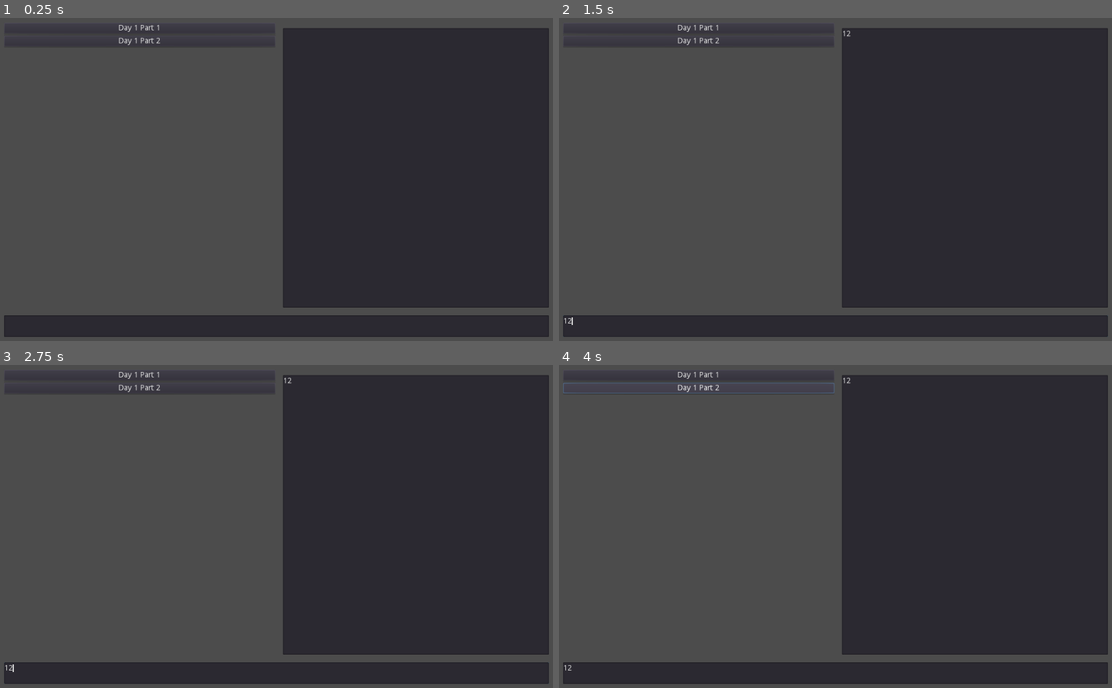
Above: before the commit, frames 1-4 (two rows, left to right).
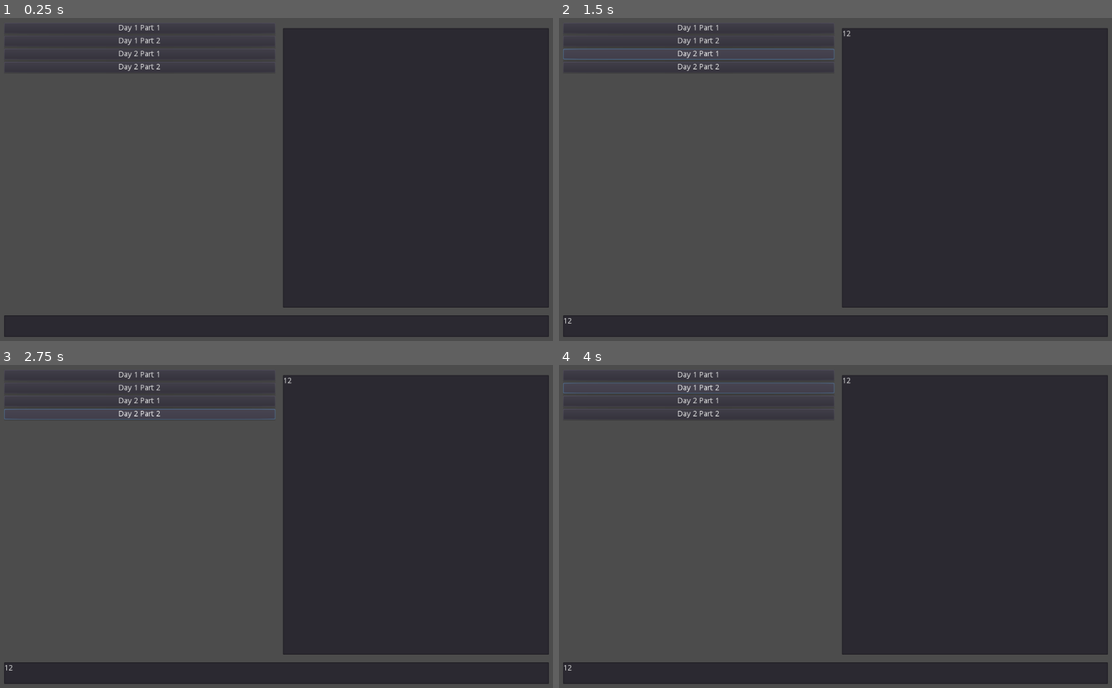
Above: after the commit, the same moments.

Repository: RisingThumb/Advent-of-Code-2020
Game: Godot game, scene res://Runner.tscn
Two runs of this game, one before a commit and one after it. Both use one fixed random seed, a clock stepped at 60 frames per second and the inputs below.
Inputs (mouse positions are in pixels of both pictures, inside the frame that each line leads up to):
- Up to frame 1 (0.25 s): no input
- Up to frame 2 (1.5 s): click (973, 166) at 0.52 s; type "12" at 0.6 s; click (835, 324) at 0.75 s; type "12" at 0.83 s; click (697, 53) at 1.25 s, where only the run after the commit has a clickable "Day 2 Part 1"
- Up to frame 3 (2.75 s): click (138, 413) at 2 s, where only the run after the commit has a clickable "Day 2 Part 2"
- Up to frame 4 (4 s): click "Day 1 Part 1" at 2.75 s; click "Day 1 Part 2" at 3.5 s

The runs differ from the first frame. In frame 1, 0.2% of the frame differs, in the area x 3-48%, y 10-17%; in frame 2, 0.3%; in frame 3, 0.4%, in the area x 0-100%, y 10-99%; in frame 4, 0.2%.
Error after the commit: Invalid get index '1' (on base: 'PoolStringArray'). (res://Runner.gd:41)

Commit message:
Day 2 solutions

Diff:
--- a/Runner.gd
+++ b/Runner.gd
@@ -27,3 +27,50 @@
 				if int(input.get_line(i)) + int(input.get_line(j)) + int(input.get_line(k)) == 2020:
 					output.text = str(int(input.get_line(i)) * int(input.get_line(j)) * int(input.get_line(k)))
 					break
+
+
+func _on_Day2Part1_pressed():
+	var lines = input.get_line_count()
+	var numberOfValid = 0
+	for i in range(lines):
+		var line = input.get_line(i)
+		if line == "":
+			continue
+		var newlines = line.split('-')
+		var mincount = int(newlines[0])
+		newlines = newlines[1].split(': ')
+		var sequence = newlines[1]
+		newlines = newlines[0].split(' ')
+		var maxcount = int(newlines[0])
+		var character = newlines[1]
+		var count = 0
+		for c in sequence:
+			if c == character:
+				count += 1
+				if count > maxcount: # Don't waste my time
+					break
+		if count >= mincount and count <= maxcount:
+			numberOfValid +=1
+	output.text = str(numberOfValid)
+
+
+func _on_Day2Part2_pressed():
+	var lines = input.get_line_count()
+	var numberOfValid = 0
+	for i in range(lines):
+		var line = input.get_line(i)
+		if line == "":
+			continue
+		var newlines = line.split('-')
+		var mincount = int(newlines[0])
+		newlines = newlines[1].split(': ')
+		var sequence: String = newlines[1]
+		newlines = newlines[0].split(' ')
+		var maxcount = int(newlines[0])
+		var character = newlines[1]
+		var count = 0
+		if sequence[mincount-1] == character and sequence[maxcount-1] != character:
+			numberOfValid += 1
+		elif sequence[mincount-1] != character and sequence[maxcount-1] == character:
+			numberOfValid += 1
+	output.text = str(numberOfValid)
--- a/Runner.tscn
+++ b/Runner.tscn
@@ -54,6 +54,18 @@
 margin_bottom = 44.0
 text = "Day 1 Part 2"
 
+[node name="Day2Part1" type="Button" parent="VBoxContainer/HBoxContainer/ScrollContainer/VBoxContainer"]
+margin_top = 48.0
+margin_right = 500.0
+margin_bottom = 68.0
+text = "Day 2 Part 1"
+
+[node name="Day2Part2" type="Button" parent="VBoxContainer/HBoxContainer/ScrollContainer/VBoxContainer"]
+margin_top = 72.0
+margin_right = 500.0
+margin_bottom = 92.0
+text = "Day 2 Part 2"
+
 [node name="MarginContainer" type="MarginContainer" parent="VBoxContainer/HBoxContainer"]
 margin_left = 504.0
 margin_right = 1004.0
@@ -78,3 +90,5 @@
 rect_min_size = Vector2( 0, 40 )
 [connection signal="pressed" from="VBoxContainer/HBoxContainer/ScrollContainer/VBoxContainer/Day1Part1" to="." method="_on_Day1_pressed"]
 [connection signal="pressed" from="VBoxContainer/HBoxContainer/ScrollContainer/VBoxContainer/Day1Part2" to="." method="_on_Day1Part2_pressed"]
+[connection signal="pressed" from="VBoxContainer/HBoxContainer/ScrollContainer/VBoxContainer/Day2Part1" to="." method="_on_Day2Part1_pressed"]
+[connection signal="pressed" from="VBoxContainer/HBoxContainer/ScrollContainer/VBoxContainer/Day2Part2" to="." method="_on_Day2Part2_pressed"]
